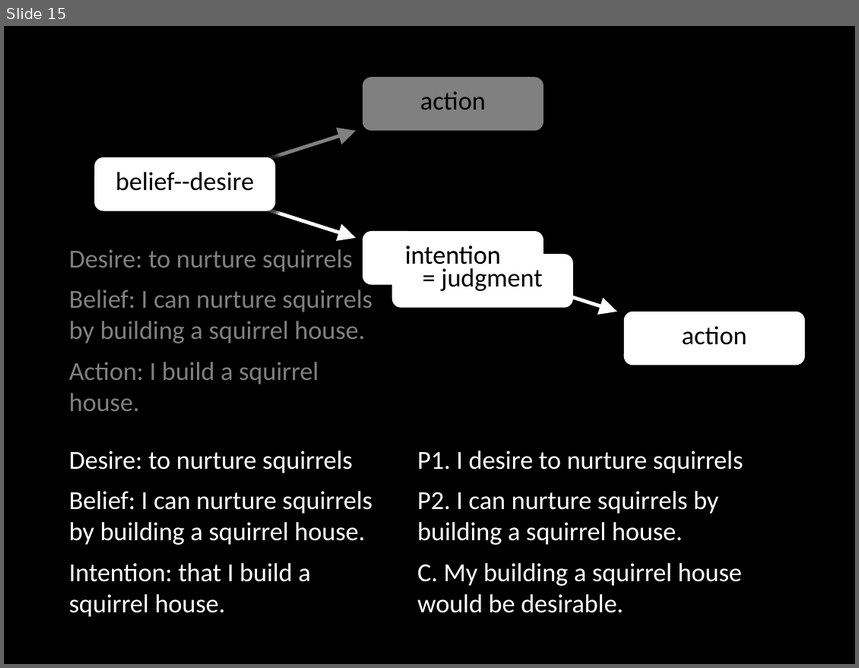
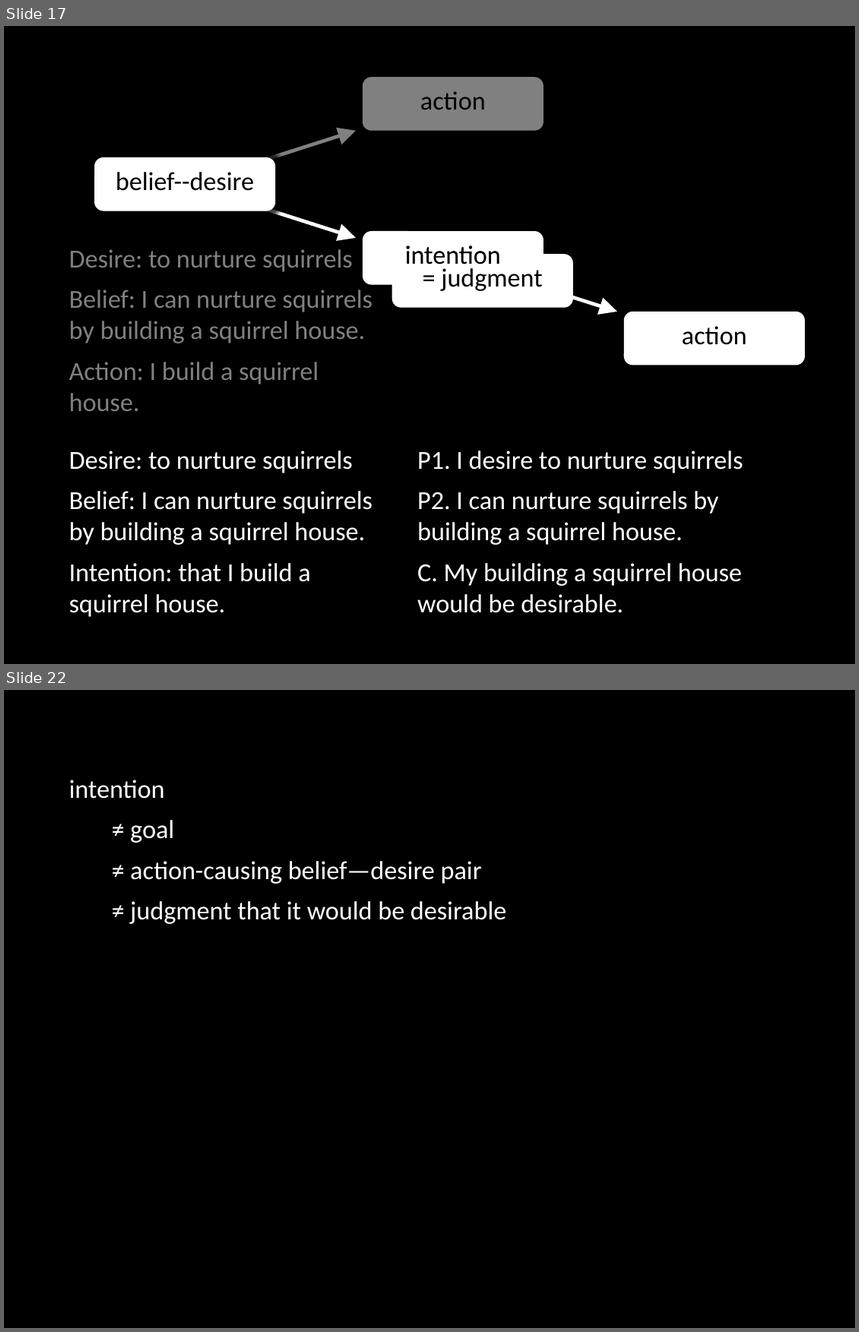
Before and after one commit to butterfill/lecture_mindreading_joint_action_philosophical_tools, a slide deck: lecture05 actions intentions goals/lecture05.ppt.pptx. Shown one above the other, each under a label of ours: slide 15 before the commit, slides 17 and 22 after it; the slides between them are not shown. The pictures are 859x668 and 859x1332 pixels, drawn with LibreOffice and Linux fonts; fonts in the diff are those of the drawing. Boxes give left, top, right and bottom in pixels: in the first picture for what was removed or moved away, otherwise in the second. Text is boxed around its words. In the diff, an @@ line names an element or a change of style, - is before the commit and + after.

```diff
--- a/lecture05 actions intentions goals/lecture05.ppt.pptx
+++ b/lecture05 actions intentions goals/lecture05.ppt.pptx
@@ slide 22 added at [4,690,855,1328], background #000000 @@
@@ text added at [69,780,506,924], 22 pt, text #FFFFFF @@
+intention
+  ≠ goal
+  ≠ action-causing belief—desire pair
+  ≠ judgment that it would be desirable
@@ what was slide 15 is now slide 17 @@
```
Also in this commit, not shown: 4 slides changed, 60 other slides added, 2 other files.
